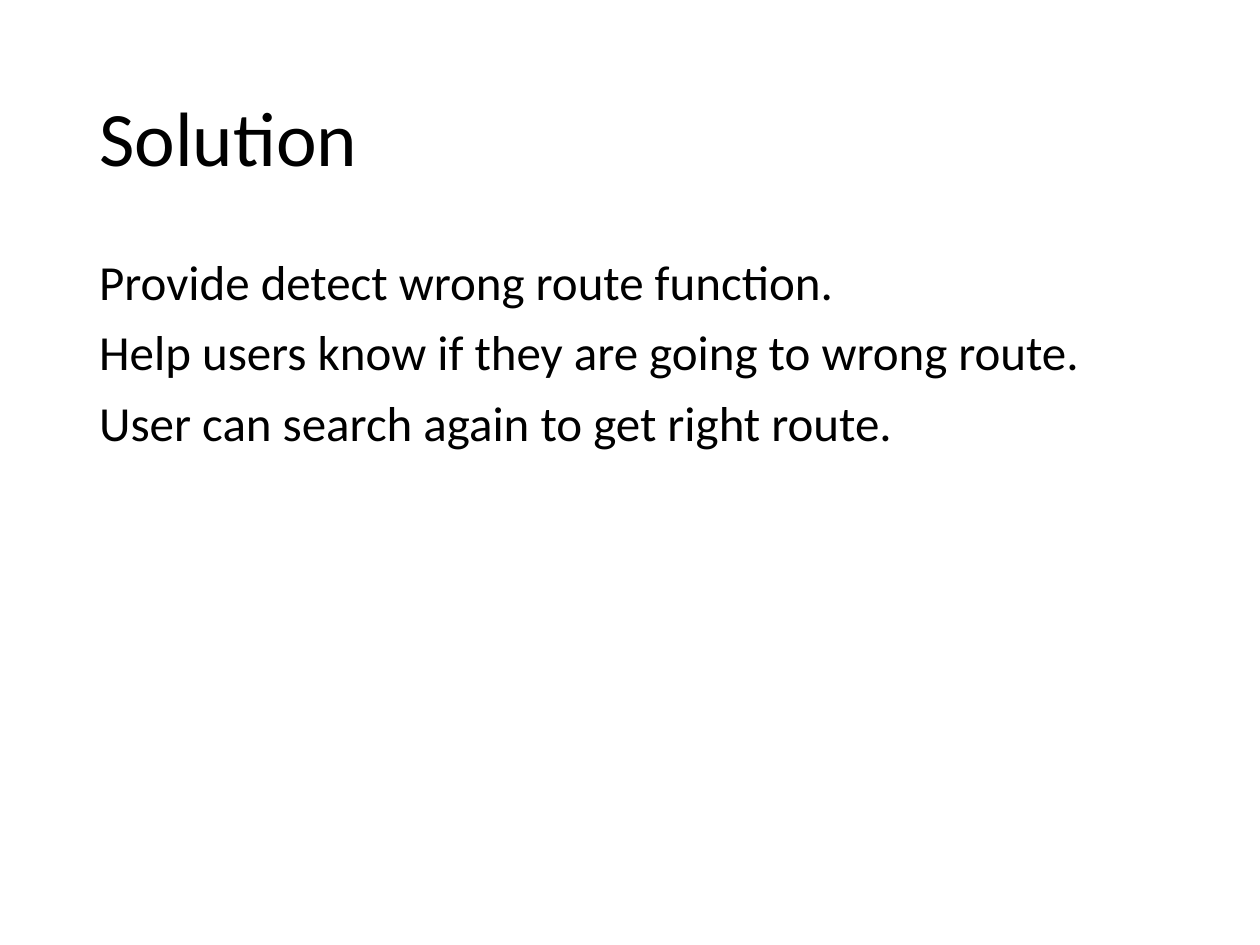
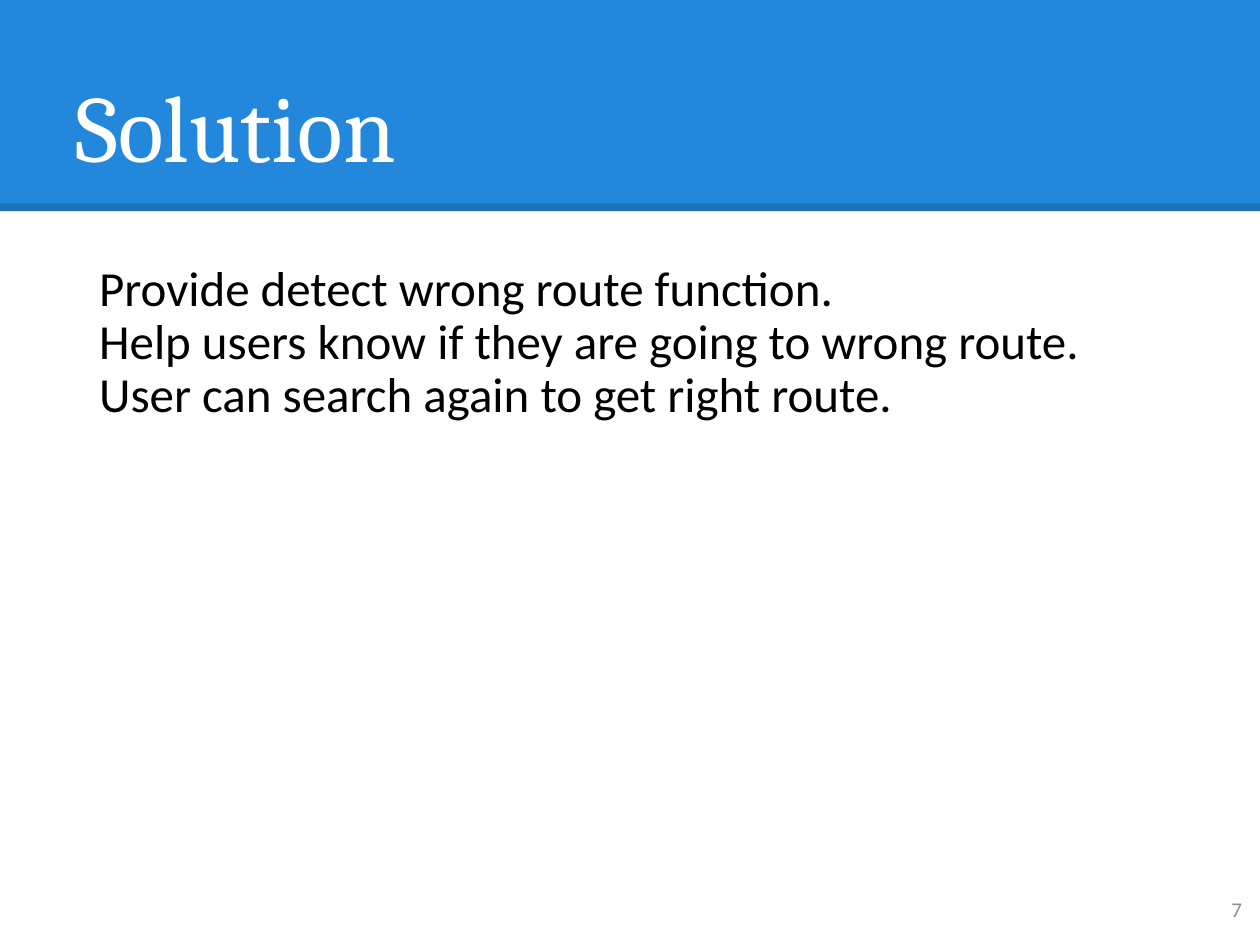
Before and after one commit to hqt/street-router, a slide deck: slide 7 of Document/presentation/nam/notify wrong way.pptx. Drawn at 1260x945 pixels with LibreOffice and Linux fonts; fonts in the diff are those of the drawing. Boxes give left, top, right and bottom in pixels: in the first picture for what was removed or moved away, otherwise in the second. Text is boxed around its words. In the diff, an @@ line names an element or a change of style, - is before the commit and + after.

Commit message:
update style for slide

```diff
--- a/Document/presentation/nam/notify wrong way.pptx
+++ b/Document/presentation/nam/notify wrong way.pptx
@@ rectangle added at bbox=[0, 0, 1260, 212], fill #2388DB @@
@@ title "Solution": place and size @@
-title "Solution" at bbox=[99, 112, 357, 167]
+title "Solution" at bbox=[76, 96, 396, 163]
@@ title "Solution" at bbox=[76, 96, 396, 163]: size 44 to 54 pt, font Calibri to Cambria, text colour #000000 to #FFFFFF; vertical alignment middle to bottom @@
@@ line added from (0, 207) to (1260, 207), #000000 4.5 pt @@
@@ text "Provide detect wrong route function." at bbox=[99, 272, 1078, 421]: less space between paragraphs @@
@@ page number added at bbox=[1231, 903, 1242, 917], 12 pt, text #8C8C8C @@
+7
```
Also in this commit, not shown: 7 other slides changed, 1 slide added, 8 other files.
